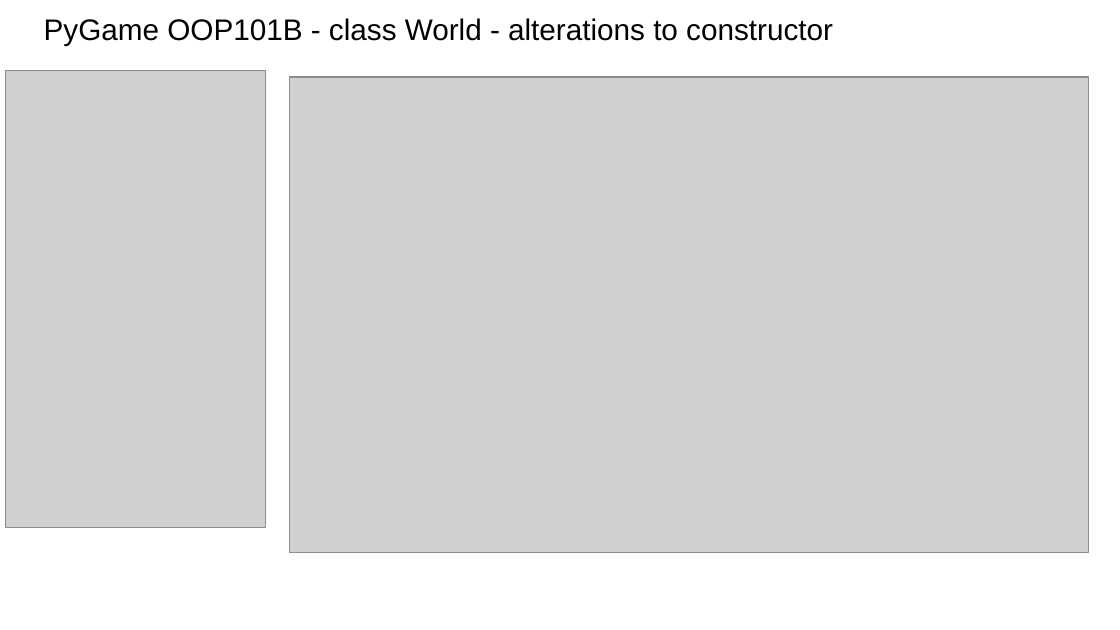
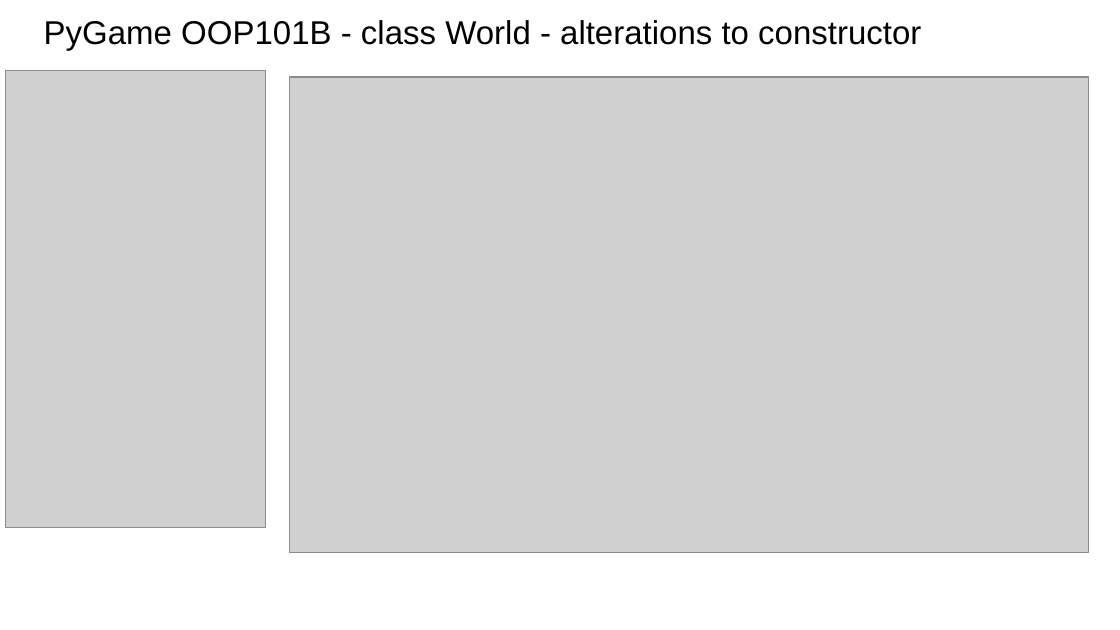
Before and after one commit to MrAWHolmes/KS5-NEA2425, a slide deck: slide 18 of tech_with_tim/Pygame-Tuts-101-1ABC/Docs/Pygame-101-Tuts-by-MrH.pptx. Drawn at 1120x630 pixels with LibreOffice and Linux fonts; fonts in the diff are those of the drawing; grey boxes stand for pictures. Boxes give left, top, right and bottom in pixels: in the first picture for what was removed or moved away, otherwise in the second. Text is boxed around its words. In the diff, an @@ line names an element or a change of style, - is before the commit and + after.

```diff
--- a/tech_with_tim/Pygame-Tuts-101-1ABC/Docs/Pygame-101-Tuts-by-MrH.pptx
+++ b/tech_with_tim/Pygame-Tuts-101-1ABC/Docs/Pygame-101-Tuts-by-MrH.pptx
@@ title "PyGame OOP101B - class World ..." at (44,20,921,50): size 19.1 to 21.2 pt @@
```
Also in this commit, not shown: 4 other slides changed, 3 slides added, 1 slide removed, 4 other files.
